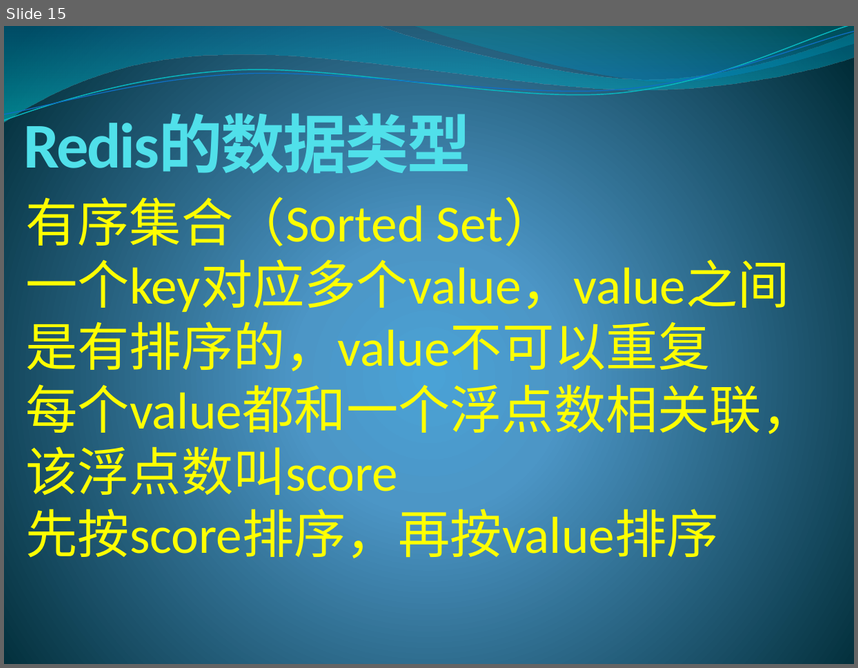
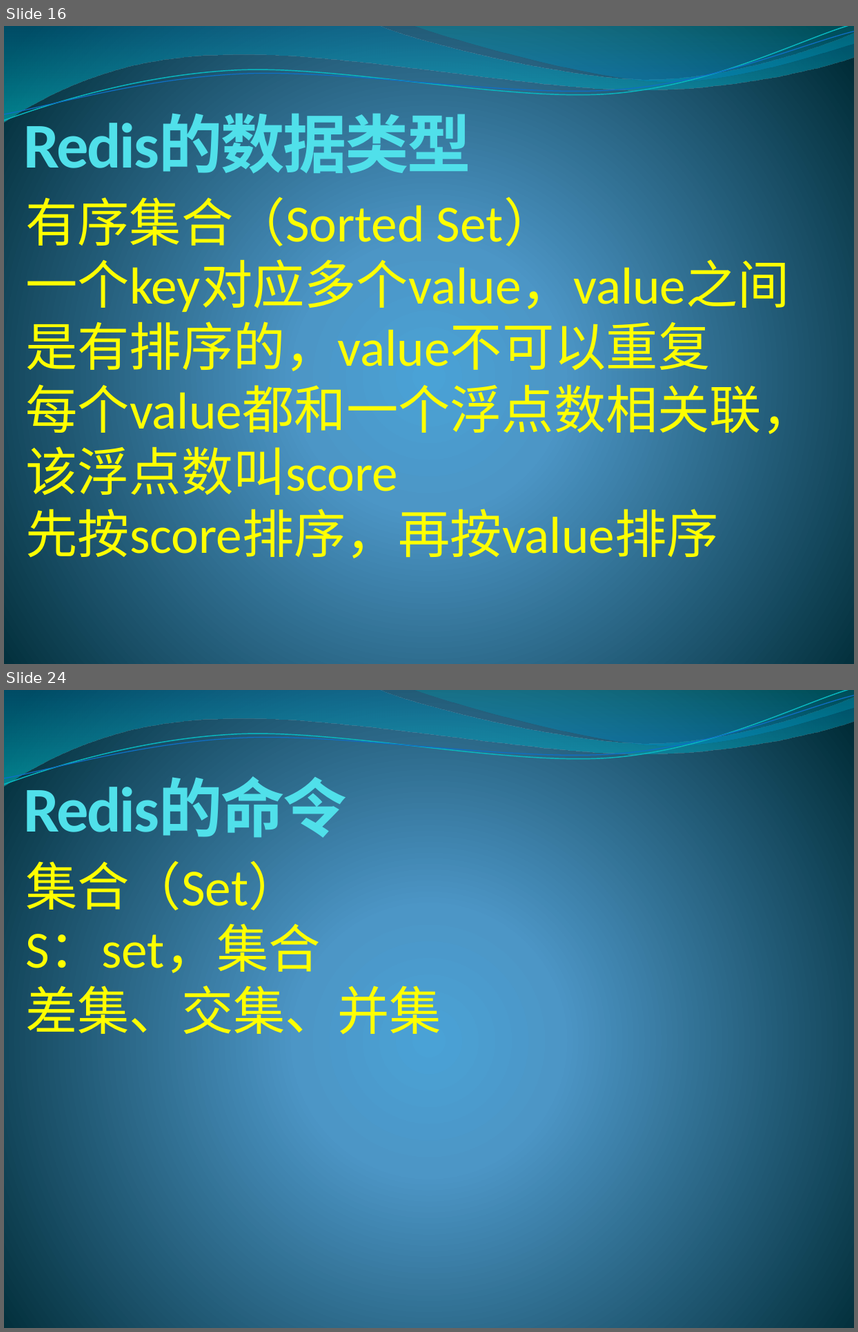
Before and after one commit to lixinjie1985/redis, a slide deck: docs/redis-01.pptx. Shown one above the other, each under a label of ours: slide 15 before the commit, slides 16 and 24 after it; the slides between them are not shown. The pictures are 858x668 and 858x1332 pixels, drawn with LibreOffice and Linux fonts; fonts in the diff are those of the drawing. Boxes give left, top, right and bottom in pixels: in the first picture for what was removed or moved away, otherwise in the second. Text is boxed around its words. In the diff, an @@ line names an element or a change of style, - is before the commit and + after.

```diff
--- a/docs/redis-01.pptx
+++ b/docs/redis-01.pptx
@@ slide 24 added at <box>4,690,854,1328</box>, background gradient #4AA0D6 to #4C98C7 to #002C38; not listed: 4 template elements that a slide beside it also shows @@
@@ title added at <box>24,778,347,847</box>, 54 pt, text #51E0EA, bold @@
+Redis的命令
@@ text added at <box>25,852,441,1043</box>, 44 pt, text #FFFF00 @@
+集合（Set）
+S：set，集合
+差集、交集、并集
@@ what was slide 15 is now slide 16 @@
```
Also in this commit, not shown: 6 slides changed, 9 other slides added.
